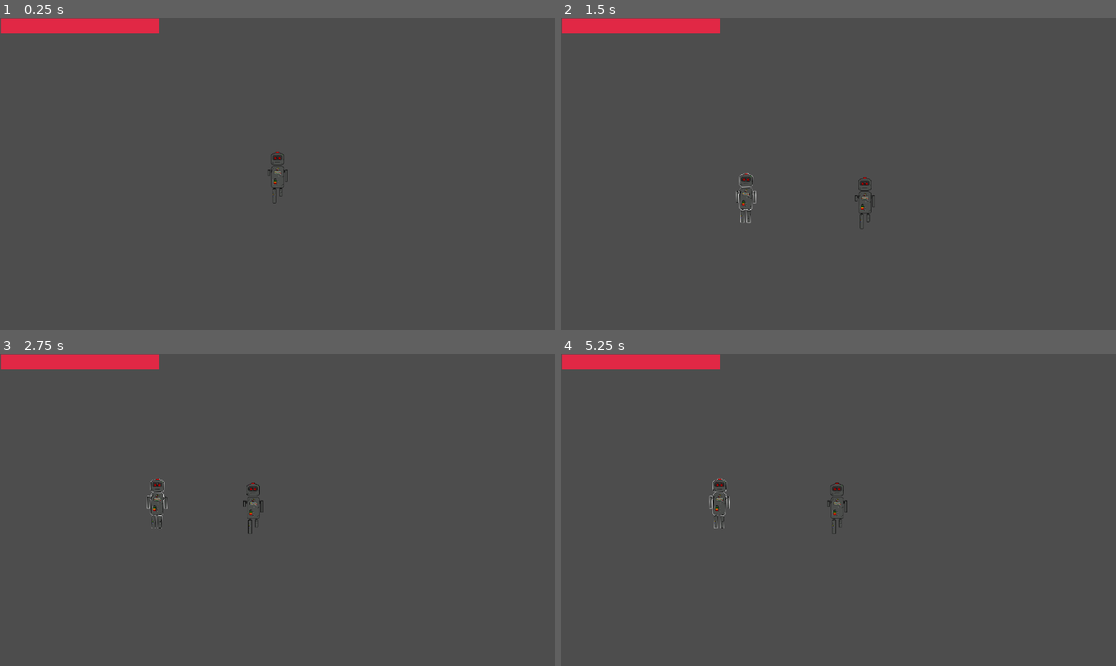
Above: before the commit, frames 1-4 (two rows, left to right).
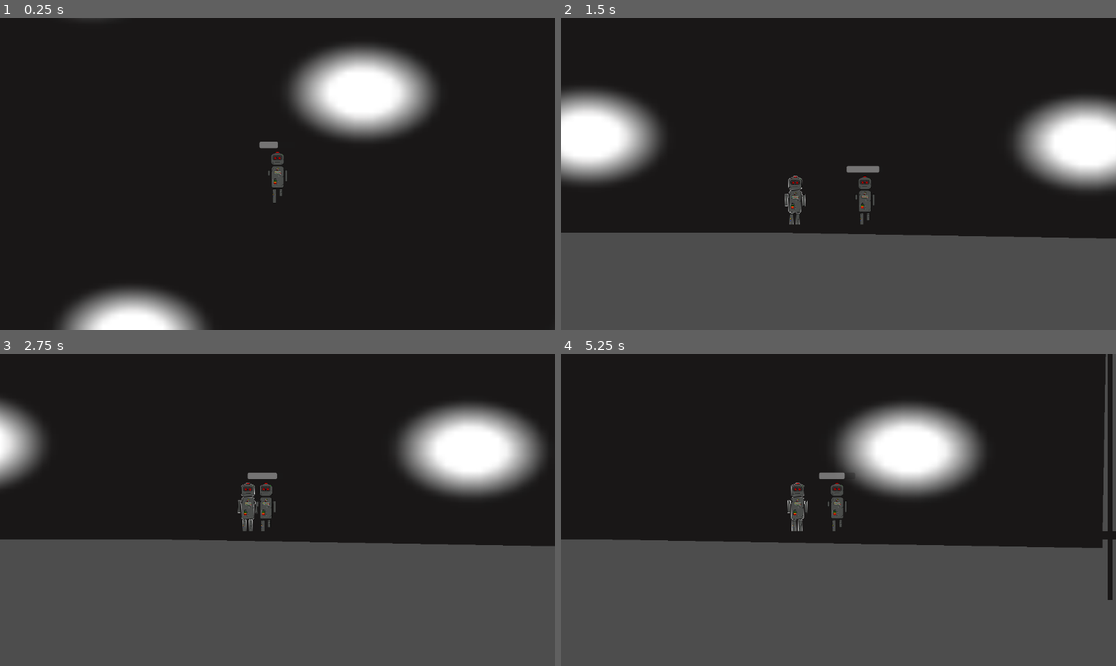
Above: after the commit, the same moments.

Repository: Schimmeltoast08/Project_SNEK
Game: Godot game, scene res://scenes/main_scene.tscn
Same seed, same stepped clock (60 frames per second), same inputs: the game is played once before the commit and once after it.
Inputs:
- Up to frame 1 (0.25 s): no input
- Up to frame 2 (1.5 s): tap Enter (ui_accept) at 0.5, 0.77 s; hold Right (ui_right) from 0.53 s (still down)
- Up to frame 3 (2.75 s): tap Enter (ui_accept) at 1.52 s; release Right (ui_right) at 2.03 s; hold Left (ui_left) from 2.03 s (still down)
- Up to frame 4 (5.25 s): release Left (ui_left) at 2.78 s; hold Right (ui_right) 2.78-4.28 s; tap Enter (ui_accept) at 3.02, 3.77, 4.52 s; hold Left (ui_left) 4.28-5.03 s; hold Right (ui_right) from 5.03 s (still down)

The runs differ from the first frame. In frame 1, 97% of the frame differs, in the area x 0-100%, y 0-100%; in frame 2, 67%; in frame 3, 58%; in frame 4, 58%.

Commit message:
Revert "small map change"
This reverts commit 29c7f9af36d1bda06642f5c4e05999895c56aa34.

Diff:
--- a/project_snek/project.godot
+++ b/project_snek/project.godot
@@ -14,10 +14,9 @@
 run/main_scene="res://scenes/main_scene.tscn"
 config/features=PackedStringArray("4.3", "Mobile")
 
-[autoload]
+[display]
 
-GlobalVars="*res://scenes/global_vars.gd"
-Player="*res://scenes/player.tscn"
+window/vsync/vsync_mode=3
 
 [dotnet]
 
--- a/project_snek/scenes/main_scene.tscn
+++ b/project_snek/scenes/main_scene.tscn
@@ -1,73 +1,65 @@
 [gd_scene load_steps=7 format=3 uid="uid://bsp4xibu18oo0"]
 
-[ext_resource type="Texture2D" path="res://static sprites/tmp/vector-2d-landscapes-backgrounds-scenes-wallpapers-pack-deals-bypeople-33-1995955719.jpg" id="1_12sa4"]
+[ext_resource type="Texture2D" uid="uid://c645jjh1nxsa6" path="res://static sprites/tmp_bg.png" id="1_6rov2"]
 [ext_resource type="PackedScene" uid="uid://dddj0jy148j2l" path="res://scenes/player.tscn" id="1_bisvo"]
 [ext_resource type="PackedScene" uid="uid://c8lweun22mlwv" path="res://scenes/basic_robot.tscn" id="3_hlimb"]
-[ext_resource type="Script" path="res://scenes/global_vars.gd" id="5_4yffd"]
+[ext_resource type="Texture2D" uid="uid://ih4d6uyen2vt" path="res://static sprites/tmp_black_png.png" id="4_e3msa"]
 
-[sub_resource type="WorldBoundaryShape2D" id="WorldBoundaryShape2D_8377e"]
+[sub_resource type="WorldBoundaryShape2D" id="WorldBoundaryShape2D_vi77q"]
+distance = -742.965
 
 [sub_resource type="RectangleShape2D" id="RectangleShape2D_6om2b"]
-size = Vector2(3924.5, 56.0002)
+size = Vector2(3949, 37)
 
 [node name="main" type="Node2D"]
 
 [node name="Screenshot-2024-10-30-18-40-38" type="Sprite2D" parent="."]
-position = Vector2(432, 642)
-scale = Vector2(4.62116, 5.14285)
-texture = ExtResource("1_12sa4")
+position = Vector2(516, -51)
+rotation = 0.0174533
+scale = Vector2(35.61, 22.72)
+texture = ExtResource("1_6rov2")
 
 [node name="enemy_root-node" parent="." instance=ExtResource("3_hlimb")]
-position = Vector2(-144, 951)
+position = Vector2(7.62939e-06, 1072)
 rotation = 0.0174401
 collision_layer = 3
 collision_mask = 5
 
 [node name="CharacterBody2D" parent="." instance=ExtResource("1_bisvo")]
 
-[node name="Global_Vars" type="Node" parent="."]
-script = ExtResource("5_4yffd")
+[node name="Floor" type="StaticBody2D" parent="."]
+position = Vector2(-5.42544, 552.153)
+rotation = 0.0174401
 
-[node name="TMP" type="Node" parent="."]
+[node name="CollisionShape2D" type="CollisionShape2D" parent="Floor"]
+position = Vector2(29.0695, -192.689)
+shape = SubResource("WorldBoundaryShape2D_vi77q")
 
-[node name="temp_test_platform" type="StaticBody2D" parent="TMP"]
+[node name="temp_test_platform" type="StaticBody2D" parent="."]
 position = Vector2(1985, 1138)
 collision_layer = 4
 collision_mask = 0
 
-[node name="CollisionShape2D" type="CollisionShape2D" parent="TMP/temp_test_platform"]
+[node name="CollisionShape2D" type="CollisionShape2D" parent="temp_test_platform"]
 position = Vector2(-1434, -68)
-shape = SubResource("WorldBoundaryShape2D_8377e")
+shape = SubResource("RectangleShape2D_6om2b")
 
-[node name="Sprite2D" type="Sprite2D" parent="TMP/temp_test_platform/CollisionShape2D"]
-position = Vector2(6.73063, -8.74598)
-scale = Vector2(39.5054, 0.365001)
+[node name="Sprite2D" type="Sprite2D" parent="temp_test_platform/CollisionShape2D"]
+position = Vector2(1, -7.25002)
+scale = Vector2(39.62, 0.335001)
+texture = ExtResource("4_e3msa")
 
-[node name="temp_test_platform2" type="StaticBody2D" parent="TMP"]
+[node name="temp_test_platform2" type="StaticBody2D" parent="."]
 position = Vector2(2310, 787)
 rotation = 1.5708
 collision_layer = 4
 collision_mask = 0
 
-[node name="CollisionShape2D" type="CollisionShape2D" parent="TMP/temp_test_platform2"]
-position = Vector2(8.68798e-05, 24)
+[node name="CollisionShape2D" type="CollisionShape2D" parent="temp_test_platform2"]
 shape = SubResource("RectangleShape2D_6om2b")
 
-[node name="Sprite2D" type="Sprite2D" parent="TMP/temp_test_platform2/CollisionShape2D"]
+[node name="Sprite2D" type="Sprite2D" parent="temp_test_platform2/CollisionShape2D"]
 scale = Vector2(10.87, 0.2)
-
-[node name="temp_test_platform2" type="StaticBody2D" parent="TMP/temp_test_platform2"]
-position = Vector2(-60.9863, 3766)
-rotation = 1.5708
-collision_layer = 4
-collision_mask = 0
-
-[node name="CollisionShape2D" type="CollisionShape2D" parent="TMP/temp_test_platform2/temp_test_platform2"]
-position = Vector2(1.00028, 2.00004)
-rotation = 1.5708
-shape = SubResource("RectangleShape2D_6om2b")
-
-[node name="Sprite2D" type="Sprite2D" parent="TMP/temp_test_platform2/temp_test_platform2/CollisionShape2D"]
-scale = Vector2(10.87, 0.2)
+texture = ExtResource("4_e3msa")
 
 [connection signal="enemy_attack" from="enemy_root-node" to="CharacterBody2D" method="_on_enemy_rootnode_enemy_attack"]
--- a/project_snek/scenes/player.tscn
+++ b/project_snek/scenes/player.tscn
@@ -1,7 +1,8 @@
-[gd_scene load_steps=11 format=3 uid="uid://dddj0jy148j2l"]
+[gd_scene load_steps=19 format=3 uid="uid://dddj0jy148j2l"]
 
 [ext_resource type="Script" path="res://scenes/camera_2d.gd" id="1_dbdjp"]
 [ext_resource type="Texture2D" uid="uid://cr3yusowhmcrh" path="res://Entety sprites/animation sprites/MC_movement.png" id="2_ylaxq"]
+[ext_resource type="Script" path="res://scenes/health_bar.gd" id="3_h4ksh"]
 [ext_resource type="Texture2D" uid="uid://uahyk0j2cwb7" path="res://static sprites/Tmp_death_screen.png" id="4_tuknr"]
 [ext_resource type="Script" path="res://scenes/death_screen.gd" id="5_nksik"]
 [ext_resource type="Texture2D" uid="uid://blyer02jjetmb" path="res://Entety sprites/Player/Robot_MC_outline.png" id="6_lrwgo"]
@@ -9,38 +10,53 @@
 [sub_resource type="GDScript" id="GDScript_isu8i"]
 script/source = "extends CharacterBody2D
 
+# this goes into the health bar called \"Progress bar\" to indicate that it needs to update (saves recources)
 signal player_health_Changed
+
 signal player_died
 
-@onready var health_bar = $HUD/HealthBar
-
-@export var maximum_player_health = 100 # maximum player health
-@export var health = 100 # current player health
+# maximum player health
+@export var maximum_player_health = 10
 var getting_attacked = false
-var alive = true # status if player is alive
-
-
-###----------------- usefull general functions -------------
-# in this codeblock are functions that are usefull but godot does not have, like \"wait 4 seconds\"
-func wait(seconds: float) -> void:
-	await get_tree().create_timer(seconds).timeout
-#--------------------------------------------------------
-
-
-### <movement>
+var immunity_frame = true
+# current player health
+@export var Health = 10
+
+# status if player is alive
+var alive = true
+
+# <movement>
 @export var speed = 600.0
-@export var jump_force = -600.0
-@export var max_walljump = 2 # remember to set it to \"is_on_floor()\" too ( a few lines down)
+var gravity = ProjectSettings.get_setting(\"physics/2d/default_gravity\")
 @export_range(0,1) var deceleration = 0.2
 @export_range(0,1) var acceleration = 0.2
+@export var jump_force = -600.0
 @export_range(0,1) var deceleration_on_jump_release = 0.5
-var invulnerable = false
-var teleport_cooldown = false # true means you CAN'T teleport
-var gravity = ProjectSettings.get_setting(\"physics/2d/default_gravity\")
-
-
+@export var max_walljump = 2 # remember to set it to \"is_on_floor()\" too ( a few lines down)
 
 func _physics_process(delta):
+
+### teleport
+
+	if Input.is_action_just_pressed(\"mouse_RC\"):
+		var dir = 0 # if you walk right or left
+		if(velocity.x>0):
+			dir=1  #right
+		elif(velocity.x<0):
+			dir=-1 #left
+		else:
+			return
+		print(\"move\")
+		$Sprite2D.visible=false
+		$Sprite2D2.visible=true  # makes player invisible inbetween teleport
+		teleport_to(position+Vector2(500*dir,0)) # 500 = teleport lenght
+		await get_tree().create_timer(0.25).timeout  # 0.25 seconds delay (250ms)s)
+
+		$Sprite2D.visible=true
+		$Sprite2D2.visible=false
+#######
+
+
 	if not is_on_floor():
 		velocity.y += gravity * delta
 
@@ -51,6 +67,7 @@
 
 	if is_on_floor():
 		max_walljump = 2
+
 
 	if Input.is_action_just_released(\"button_space\") and velocity.y < 0:
 		velocity.y *= deceleration_on_jump_release
@@ -64,72 +81,20 @@
 
 # </movement>
 
-### <teleport>
-	if Input.is_action_just_pressed(\"mouse_RC\") and teleport_cooldown == false:
-		var dir = 0 # if you walk right or left
-		teleport_cooldown = true
-		if(velocity.x>0):
-			dir=1  #right
-		elif(velocity.x<0):
-			dir=-1 #left
-		else:
-			return
-		#print(\"move\")
-		$Sprite2D.visible=false
-		$Sprite2D2.visible=true  # makes player invisible inbetween teleportd
-		invulnerable = true
-		teleport_to(position+Vector2(500*dir,0)) # 500 = teleport lenght
-		await wait(0.25)  # 0.25 seconds delay (250ms)s)
-		teleport_cooldown = true
-		$Sprite2D.visible=true
-		$Sprite2D2.visible=false
-		invulnerable = false
-		teleport_cooldown_func(2)
-
-func teleport_cooldown_func(seconds):
-	await wait(seconds)
-	teleport_cooldown = false
-
-func teleport_to(new_position: Vector2):
-	# Check if moving to the new position will collide with any object
-	collision_mask = 4 # Makes the player able to teleport trough enemies
-	var collision = test_move(global_transform, new_position - global_position)
-
-	if collision:  # collision with mask 3
-		print(\"Blocked, cannot teleport to:\", new_position)
-	else:
-		print(\"Teleporting to:\", new_position)
-		$Sprite2D.visible = false
-		$Sprite2D2.visible = true
-
-		await wait(0.25)  # 250ms delay  #just fancy trying to make the teleport look better/otional
-
-		global_position = new_position
-		$Sprite2D.visible = true
-		$Sprite2D2.visible = false
-	collision_mask = 6 # Make the player able to collide with enemy after teleport
-#</teleport>
-
-###<attack and health>
+# make it so when the player gets too close to the player he takes damage (does not yet have a timer
+# so it does that every second during the duration of the player being inside the range of the basic robot)
 func _on_enemy_rootnode_enemy_attack():
-	if invulnerable == false: # for when teleporting and other immunity frames
-		for i in range(10):
-			take_damage(1)
-			await wait(0.05)
-		#health_bar.health = health
-	print(\"Player took damage. Remaining: \", health,\"%\")
-
-
-var prev_health
+	take_damage(1)
+	print(\"Player took damage. Remaining: \", Health)
+
+
 
 # manages player health
 func take_damage(damage):
-	player_health_Changed.emit(health, maximum_player_health)
+	player_health_Changed.emit(Health, maximum_player_health)
 	if alive:
-		prev_health = health
-		health -= damage
-		health_bar.value = move_toward(health,prev_health,0.02)
-		if health <= 0:
+		Health-=damage
+		if Health<=0:
 			alive=false
 			print(\"you dead\")
 			player_died.emit()
@@ -140,26 +105,114 @@
 			deceleration = 1
 			jump_force = 0
 
-#</attack and health>
+
+### Teleport
+
+
+func teleport_to(new_position: Vector2):
+	# Check if moving to the new position will collide with any object
+	collision_mask = 4 # Makes the player able to teleport trough enemies
+	var collision = test_move(global_transform, new_position - global_position)
+
+	if collision:  # collision with mask 3
+		print(\"Blocked, cannot teleport to:\", new_position)
+	else:
+		print(\"Teleporting to:\", new_position)
+		$Sprite2D.visible = false
+		$Sprite2D2.visible = true
+		await get_tree().create_timer(0.25).timeout  # 250ms delay  #just fancy trying to make the teleport look better/otional
+		global_position = new_position
+		$Sprite2D.visible = true
+		$Sprite2D2.visible = false
+	collision_mask = 6 # Make the player able to collide with enemy after teleport
+
+
+
+
+###
+
+
+
+
+
+
+
+
 "
 
 [sub_resource type="CapsuleShape2D" id="CapsuleShape2D_pkm1a"]
 radius = 32.0
-height = 216.0
-
-[sub_resource type="StyleBoxFlat" id="StyleBoxFlat_ct4rk"]
-bg_color = Color(0.00392157, 0, 0, 0.854902)
-
-[sub_resource type="StyleBoxFlat" id="StyleBoxFlat_imami"]
-bg_color = Color(0.882353, 0.156863, 0.270588, 1)
-
-[sub_resource type="GDScript" id="GDScript_vbl6h"]
-script/source = "extends ProgressBar
-
-#func _on_character_body_2d_player_health_changed(Health, maximum_player_health):
-#	Health -= 1
-	#value = Health
-"
+height = 206.0
+
+[sub_resource type="Animation" id="Animation_fdj5p"]
+length = 0.001
+tracks/0/type = "value"
+tracks/0/imported = false
+tracks/0/enabled = true
+tracks/0/path = NodePath("Sprite2D:frame")
+tracks/0/interp = 1
+tracks/0/loop_wrap = true
+tracks/0/keys = {
+"times": PackedFloat32Array(0),
+"transitions": PackedFloat32Array(1),
+"update": 1,
+"values": [1]
+}
+
+[sub_resource type="Animation" id="Animation_632s8"]
+resource_name = "down"
+length = 0.8
+loop_mode = 1
+tracks/0/type = "value"
+tracks/0/imported = false
+tracks/0/enabled = true
+tracks/0/path = NodePath("Sprite2D:frame")
+tracks/0/interp = 1
+tracks/0/loop_wrap = true
+tracks/0/keys = {
+"times": PackedFloat32Array(0, 0.2, 0.333333, 0.4),
+"transitions": PackedFloat32Array(1, 1, 1, 1),
+"update": 1,
+"values": [1, 1, 1, 2]
+}
+
+[sub_resource type="Animation" id="Animation_jxst4"]
+resource_name = "down_animation"
+
+[sub_resource type="AnimationLibrary" id="AnimationLibrary_nnkji"]
+_data = {
+"RESET": SubResource("Animation_fdj5p"),
+"down": SubResource("Animation_632s8"),
+"down_animation": SubResource("Animation_jxst4")
+}
+
+[sub_resource type="AnimationNodeAnimation" id="AnimationNodeAnimation_otnyh"]
+animation = &"down"
+
+[sub_resource type="AnimationNodeAnimation" id="AnimationNodeAnimation_mk2vb"]
+animation = &"down_animation"
+
+[sub_resource type="AnimationNodeAnimation" id="AnimationNodeAnimation_juyjf"]
+animation = &"down_animation"
+
+[sub_resource type="AnimationNodeAnimation" id="AnimationNodeAnimation_2u245"]
+animation = &"down_animation"
+
+[sub_resource type="AnimationNodeBlendSpace2D" id="AnimationNodeBlendSpace2D_5e5pq"]
+blend_point_0/node = SubResource("AnimationNodeAnimation_otnyh")
+blend_point_0/pos = Vector2(0, -0.9)
+blend_point_1/node = SubResource("AnimationNodeAnimation_mk2vb")
+blend_point_1/pos = Vector2(-1, 0)
+blend_point_2/node = SubResource("AnimationNodeAnimation_juyjf")
+blend_point_2/pos = Vector2(0, 0.9)
+blend_point_3/node = SubResource("AnimationNodeAnimation_2u245")
+blend_point_3/pos = Vector2(1, 0)
+blend_mode = 1
+
+[sub_resource type="AnimationNodeStateMachine" id="AnimationNodeStateMachine_0cm0u"]
+states/Walk_down/node = SubResource("AnimationNodeBlendSpace2D_5e5pq")
+states/Walk_down/position = Vector2(406, 82)
+graph_offset = Vector2(-156, -5)
 
 [node name="CharacterBody2D" type="CharacterBody2D"]
 collision_mask = 6
@@ -167,7 +220,7 @@
 max_walljump = -2
 
 [node name="CollisionShape2D" type="CollisionShape2D" parent="."]
-position = Vector2(0, -5)
+position = Vector2(0, -9)
 shape = SubResource("CapsuleShape2D_pkm1a")
 
 [node name="Camera2D" type="Camera2D" parent="."]
@@ -180,8 +233,31 @@
 hframes = 3
 frame = 1
 
+[node name="AnimationPlayer" type="AnimationPlayer" parent="."]
+libraries = {
+"": SubResource("AnimationLibrary_nnkji")
+}
+
+[node name="AnimationTree" type="AnimationTree" parent="."]
+tree_root = SubResource("AnimationNodeStateMachine_0cm0u")
+anim_player = NodePath("../AnimationPlayer")
+parameters/Walk_down/blend_position = Vector2(0.214626, 0.123894)
+
+[node name="ProgressBar" type="ProgressBar" parent="."]
+anchors_preset = -1
+anchor_top = -0.218
+anchor_bottom = -0.218
+offset_left = -75.0
+offset_top = -155.0
+offset_right = 75.0
+offset_bottom = -128.0
+max_value = 10.0
+step = 1.0
+value = 5.0
+show_percentage = false
+script = ExtResource("3_h4ksh")
+
 [node name="death_screen" type="Sprite2D" parent="."]
-visible = false
 position = Vector2(0.499959, 0.5)
 scale = Vector2(1.19948, 1.19907)
 texture = ExtResource("4_tuknr")
@@ -191,29 +267,5 @@
 visible = false
 texture = ExtResource("6_lrwgo")
 
-[node name="HUD" type="CanvasLayer" parent="."]
-
-[node name="HealthBar" type="ProgressBar" parent="HUD"]
-anchors_preset = -1
-anchor_left = -26.913
-anchor_top = 17.837
-anchor_right = -13.326
-anchor_bottom = 20.065
-offset_left = 31005.8
-offset_top = -11557.4
-offset_right = 15681.6
-offset_bottom = -12970.1
-theme_override_styles/background = SubResource("StyleBoxFlat_ct4rk")
-theme_override_styles/fill = SubResource("StyleBoxFlat_imami")
-step = 0.2
-value = 100.0
-allow_greater = true
-show_percentage = false
-script = SubResource("GDScript_vbl6h")
-
-[node name="Sprite2D3" type="Sprite2D" parent="."]
-visible = false
-texture = ExtResource("6_lrwgo")
-
 [connection signal="player_died" from="." to="death_screen" method="_on_character_body_2d_player_died"]
-[connection signal="player_health_Changed" from="." to="HUD/HealthBar" method="_on_character_body_2d_player_health_changed"]
+[connection signal="player_health_Changed" from="." to="ProgressBar" method="_on_character_body_2d_player_health_changed"]
